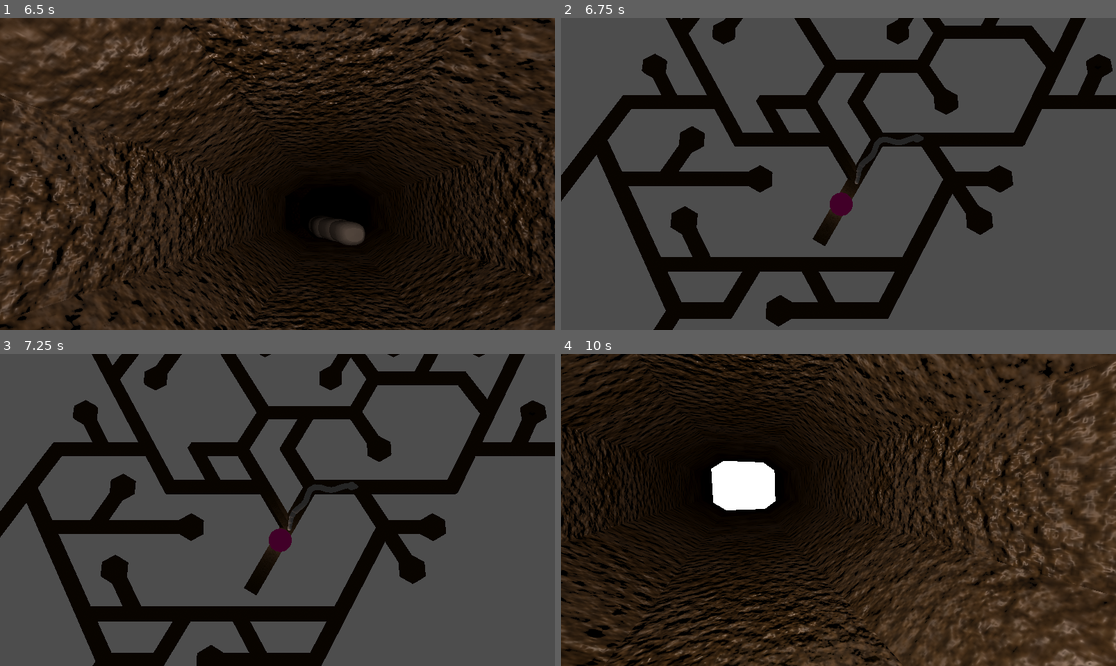
Above: before the commit, frames 1-4 (two rows, left to right).
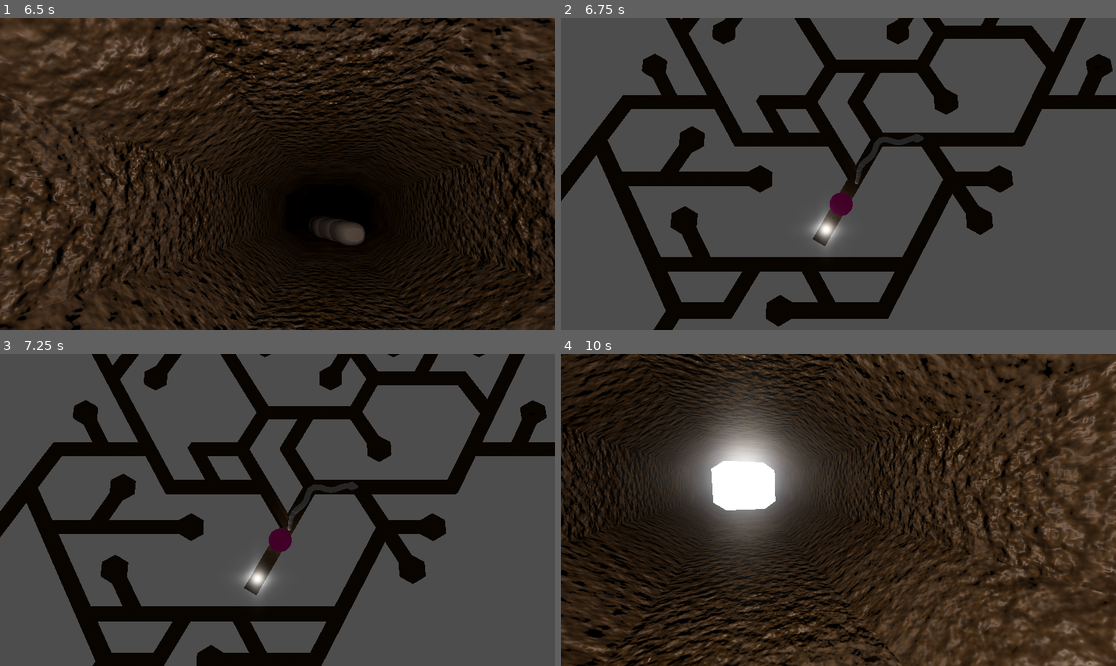
Above: after the commit, the same moments.

Repository: SamppuS/Rabbits_Requiem
Game: Godot game, scene res://tunnels.tscn
Same seed, same stepped clock (60 frames per second), same inputs: the game is played once before the commit and once after it. Sound files missing from this copy of the repository are replaced by a short silence.
Inputs (mouse positions are in pixels of both pictures, inside the frame that each line leads up to):
- Up to frame 1 (6.5 s): tap Enter at 0.5, 2, 4.25 s; move the mouse to (399, 158) at 0.52 s; tap A (a) at 0.6, 3.05, 3.6, 6.05 s; click (399, 158) at 0.67 s; tap D (d) at 0.8, 1.35, 3.8, 4.35 s; tap Space at 1.25, 3.5, 5 s; move the mouse to (166, 189) at 1.27 s; click (166, 189) at 1.42 s; tap E (e) at 1.55, 2.1, 4.55, 5.1 s; move the mouse to (333, 105) at 2.02 s; click (333, 105) at 2.17 s; tap X (x) at 2.3, 2.85, 5.3 s; move the mouse to (249, 236) at 2.77 s; click (249, 236) at 2.92 s; move the mouse to (444, 220) at 3.52 s; click (444, 220) at 3.67 s; move the mouse to (111, 127) at 4.27 s; click (111, 127) at 4.42 s; move the mouse to (305, 174) at 5.02 s; click (305, 174) at 5.17 s; move the mouse to (194, 96) at 5.77 s; tap W (w) at 5.85 s; click (194, 96) at 5.92 s
- Up to frame 2 (6.75 s): move the mouse to (960, 158) at 6.52 s; tap X (x) at 6.6 s; click (960, 158) at 6.67 s
- Up to frame 3 (7.25 s): tap D (d) at 6.8 s
- Up to frame 4 (10 s): move the mouse to (727, 525) at 7.27 s; tap Z (z) at 7.35 s; click (727, 525) at 7.42 s; tap E (e) at 7.55, 9.6 s; move the mouse to (894, 441) at 8.02 s; tap A (a) at 8.1, 9.05 s; click (894, 441) at 8.17 s; tap X (x) at 8.3 s; move the mouse to (810, 572) at 8.77 s; tap D (d) at 8.85, 9.8 s; click (810, 572) at 8.92 s; move the mouse to (1005, 556) at 9.52 s; click (1005, 556) at 9.67 s

Frame 1 is identical in both runs. In frame 2, 0.5% of the frame differs, in the area x 44-51%, y 61-74%; in frame 3, 0.5%; in frame 4, 10%, in the area x 16-49%, y 8-69%.

Commit message:
fixed bug with shiny tiles

Diff:
--- a/rabbits_requiem/tunnels.gd
+++ b/rabbits_requiem/tunnels.gd
@@ -182,9 +182,9 @@
 	# assign shine spots
 	print("Making shine tiles...")
 	shiny_tiles.append(starting_point)
-	shiny_tiles.append(next_tile(starting_point, 5))
 	while tile_obj(shiny_tiles[-1]).paths[2]:
 		shiny_tiles.append(next_tile(shiny_tiles[-1], 2))
+	shiny_tiles.append(next_tile(starting_point, 5))
 	print("---")
 
 
